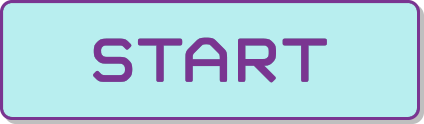
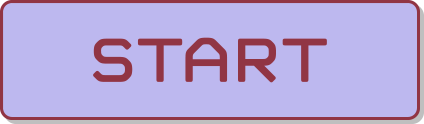
Two versions of the same layered image (424x124). Layer-by-layer changes:
added layer "ベクトルスマートオブジェクト のコピー 2" above "色相・彩度1" over [0, 0, 420, 120]
hid "ベクトルスマートオブジェクト のコピー" over [0, 0, 420, 120]
